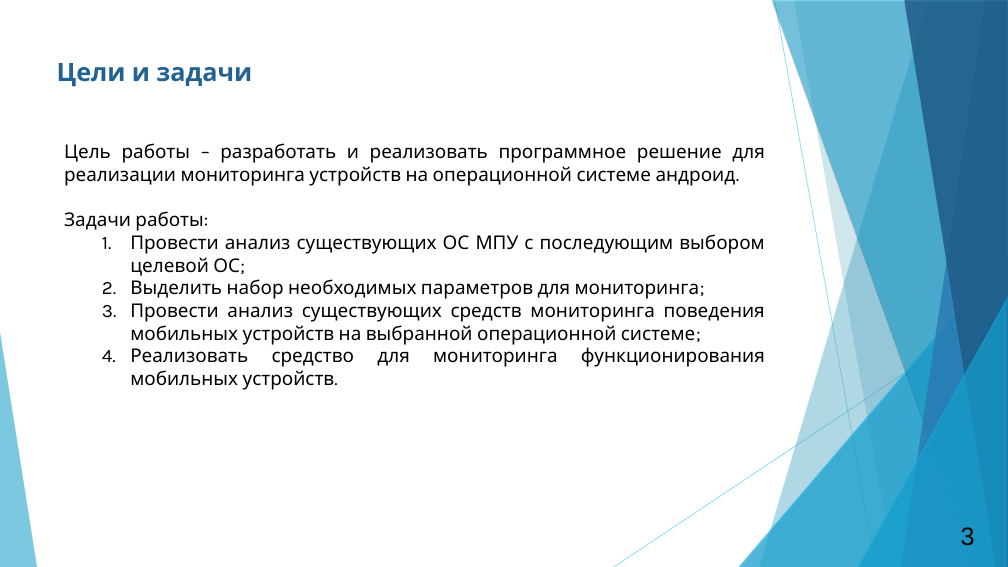
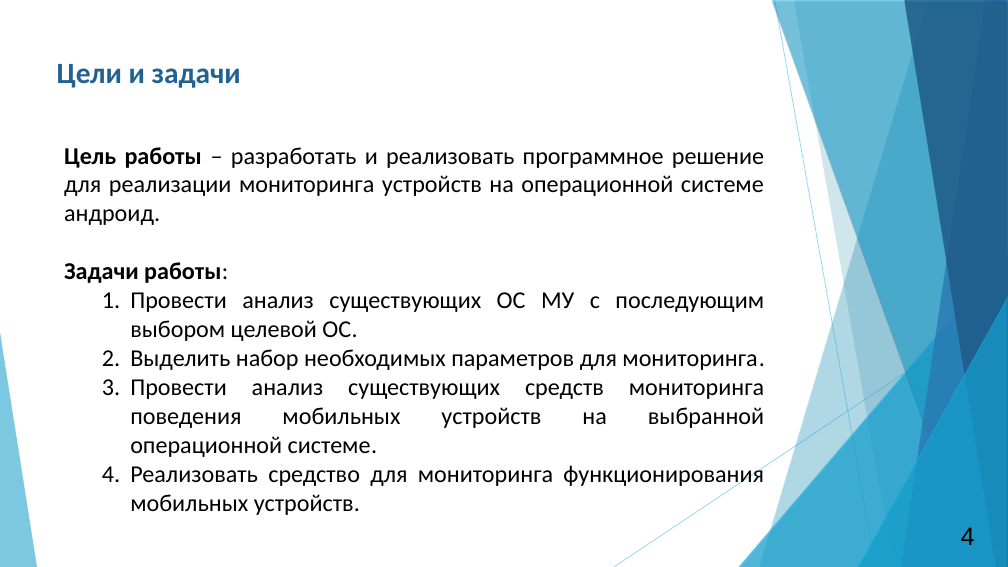
Before and after one commit to redmolle/BehavioralAnalysis, a slide deck: slide 4 of docs/Презентация/Презентация.pptx (slide 3 before the commit). Drawn at 1008x567 pixels with LibreOffice and Linux fonts; fonts in the diff are those of the drawing. Boxes give left, top, right and bottom in pixels: in the first picture for what was removed or moved away, otherwise in the second. Text is boxed around its words. In the diff, an @@ line names an element or a change of style, - is before the commit and + after.

```diff
--- a/docs/Презентация/Презентация.pptx
+++ b/docs/Презентация/Презентация.pptx
@@ title "Цели и задачи" at bbox=[57, 64, 241, 88]: size 24 to 28 pt, font Karla to Calibri @@
@@ text at bbox=[64, 147, 764, 515]: size 18 to 23 pt, font Karla to Calibri in "Цель работы – разработать и реализовать программное ...", "Задачи работы:", "Реализовать средство для мониторинга функционирования мобиль ..."; bold on in "Цель работы", "Задачи работы:" @@
@@ text at bbox=[130, 292, 765, 457]: text changed; size 18 to 23 pt; font Karla to Calibri @@
-  1. Провести анализ существующих ОС МПУ с последующим выбором целевой ОС;
-  2. Выделить набор необходимых параметров для мониторинга;
-  3. Провести анализ существующих средств мониторинга поведения мобильных устройств на выбранной операционной системе;
+  1. Провести анализ существующих ОС МУ с последующим выбором целевой ОС.
+  2. Выделить набор необходимых параметров для мониторинга.
+  3. Провести анализ существующих средств мониторинга поведения мобильных устройств на выбранной операционной системе.
@@ page number at bbox=[961, 527, 975, 545]: text changed @@
-3
+4
```
Also in this commit, not shown: 11 other slides changed, 2 slides added, 1 slide removed, 6 other files.
